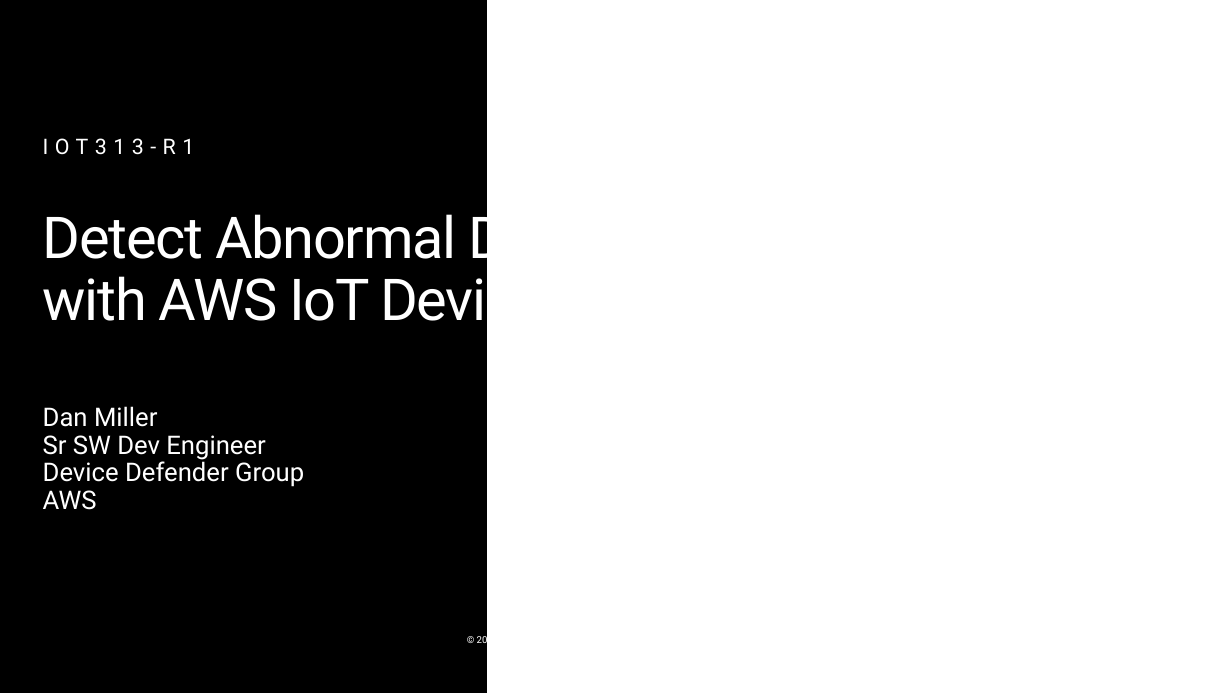
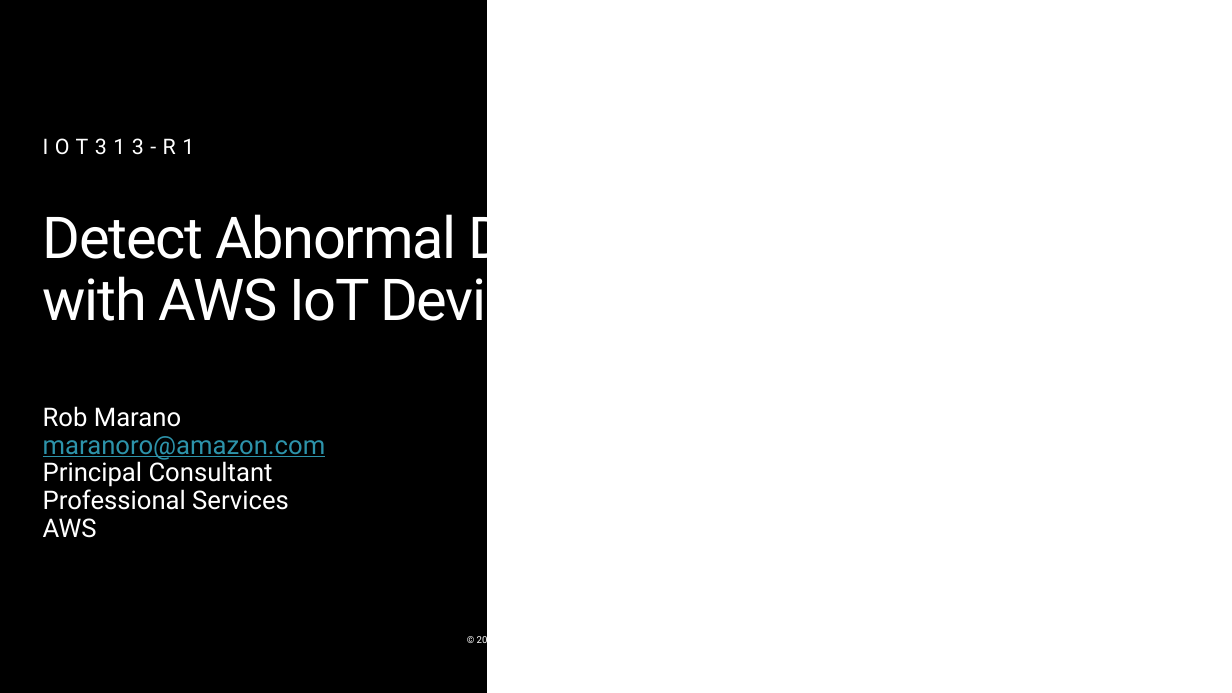
Before and after one commit to aws-samples/aws-iot-device-defender-workshop, a slide deck: slide 2 of docs/slides/iot313R1_builder_slides.pptx. Drawn at 1232x693 pixels with LibreOffice and Linux fonts; fonts in the diff are those of the drawing; background and template pictures are left out. Boxes give left, top, right and bottom in pixels: in the first picture for what was removed or moved away, otherwise in the second. Text is boxed around its words. In the diff, an @@ line names an element or a change of style, - is before the commit and + after.

```diff
--- a/docs/slides/iot313R1_builder_slides.pptx
+++ b/docs/slides/iot313R1_builder_slides.pptx
@@ text at (43,406,326,510): text changed @@
-Dan Miller
-Sr SW Dev Engineer
-Device Defender Group
+Rob Marano
+maranoro@amazon.com
+Principal Consultant
+Professional Services
```
Also in this commit, not shown: 1 other slide changed, 1 slide added, 1 slide removed, 6 other files.
